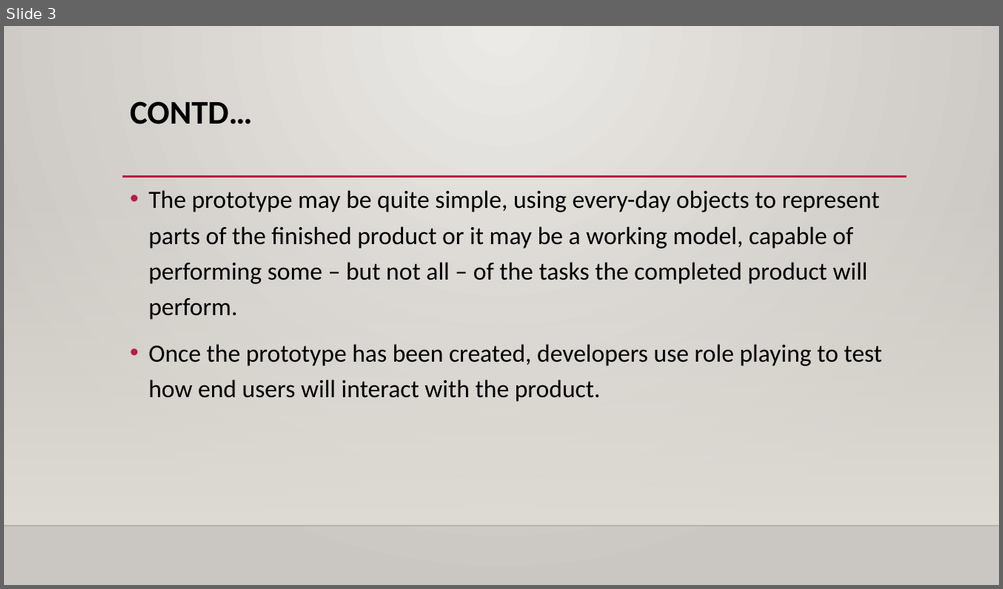
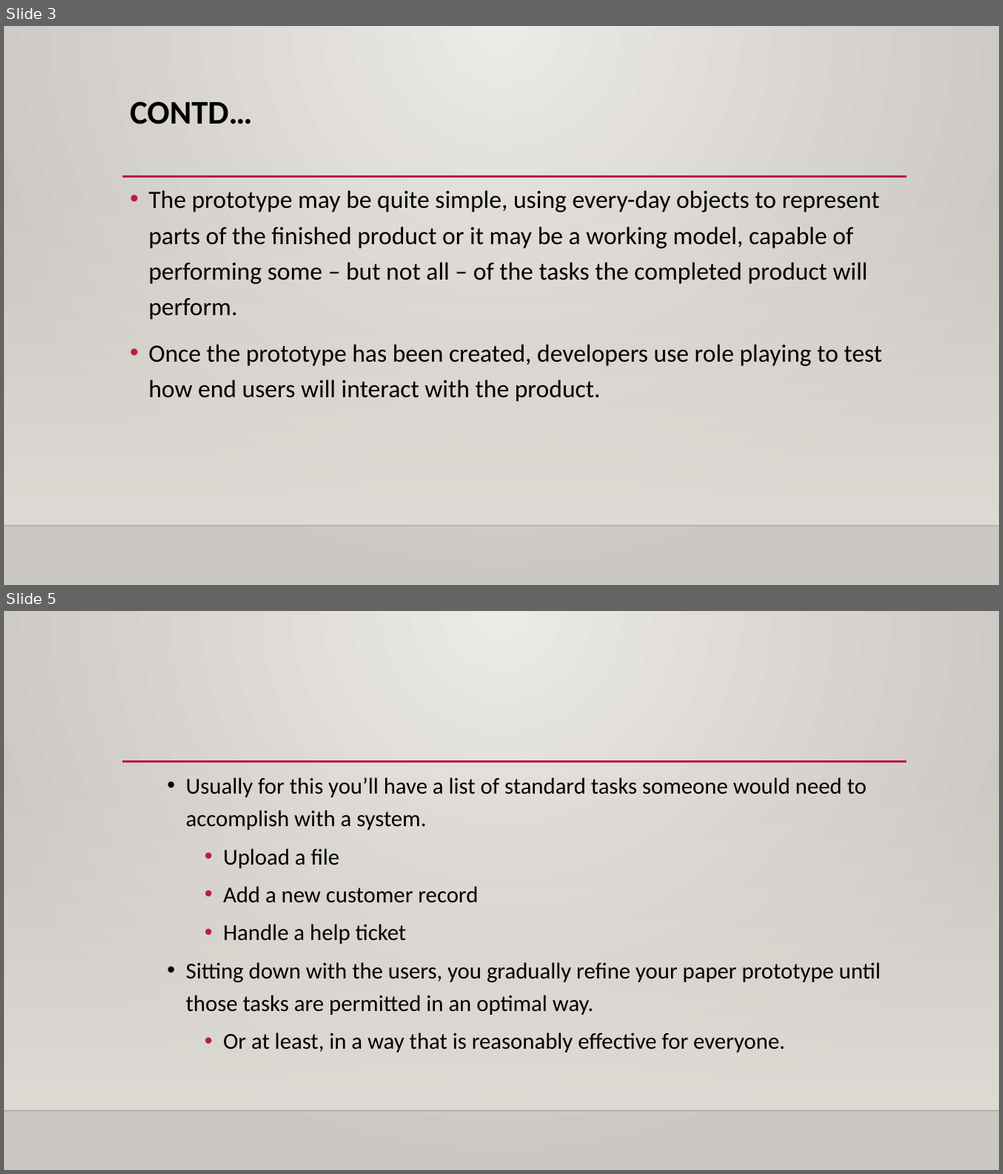
Before and after one commit to binamrathapa/DDOOCP_25A, a slide deck: Note/Prototype.pptx. Shown one above the other, each under a label of ours: slide 3 before the commit, slides 3 and 5 after it; the slides between them are not shown. The pictures are 1003x589 and 1003x1174 pixels, drawn with LibreOffice and Linux fonts; fonts in the diff are those of the drawing; background and template pictures are left out. Boxes give left, top, right and bottom in pixels: in the first picture for what was removed or moved away, otherwise in the second. Text is boxed around its words. In the diff, an @@ line names an element or a change of style, - is before the commit and + after.

Commit message:
add paper prototype

```diff
--- a/Note/Prototype.pptx
+++ b/Note/Prototype.pptx
@@ slide 5 added at [4,611,999,1170], background gradient #ECEAE7 to #CAC7C1; not listed: 3 template elements that a slide beside it also shows @@
@@ text added at [186,777,880,1053], 22 pt, text #000000 @@
+  • Usually for this you’ll have a list of standard tasks someone would need to accomplish with a system.
+    • Upload a file
+    • Add a new customer record
+    • Handle a help ticket
+  • Sitting down with the users, you gradually refine your paper prototype until those tasks are permitted in an optimal way.
+    • Or at least, in a way that is reasonably effective for everyone.
```
Also in this commit, not shown: 2 slides changed, 6 other slides added, 8 slides removed.
